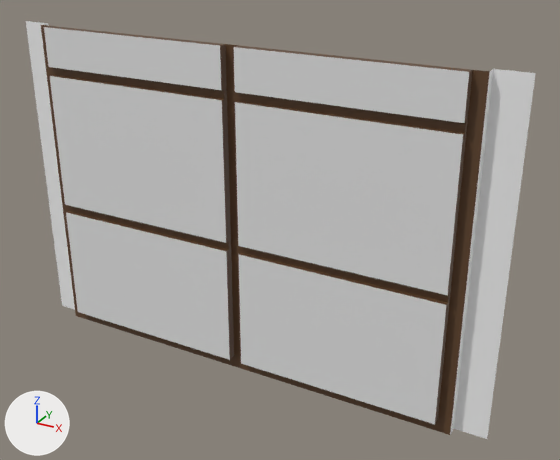
What one commit did to the FBX model Assets/Models/Building/Wall04_4m.fbx.
Camera for both pictures: a 50 mm camera at (0.86, -4.61, 3.57) aimed at (-1.71, 0.05, 1.24). Lighting does not change. The marker at lower left points along +X, +Y and +Z. Where no turn or scale is listed for an object, it has been applied to the vertices.

The first picture shows 'Wall04_4m'.
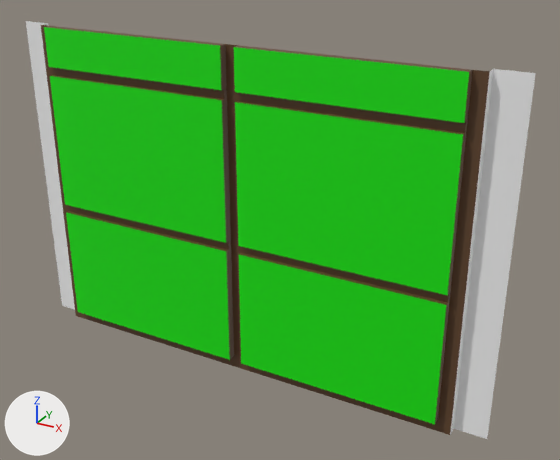
Boxes [x1, y1, x2, y2] around the edits, measured in the pictures (560 x 460 px):
'Wall04_4m', recoloured (white to green): [41, 24, 473, 428] in both

Edits to the bpy script that builds the scene:
```text
Change mat_windows:
    mat_windows.base_color: (0.8, 0.8, 0.8) -> (0.0046, 0.8, 0.0)  # white #e7e7e7 -> green #0fe700
```
